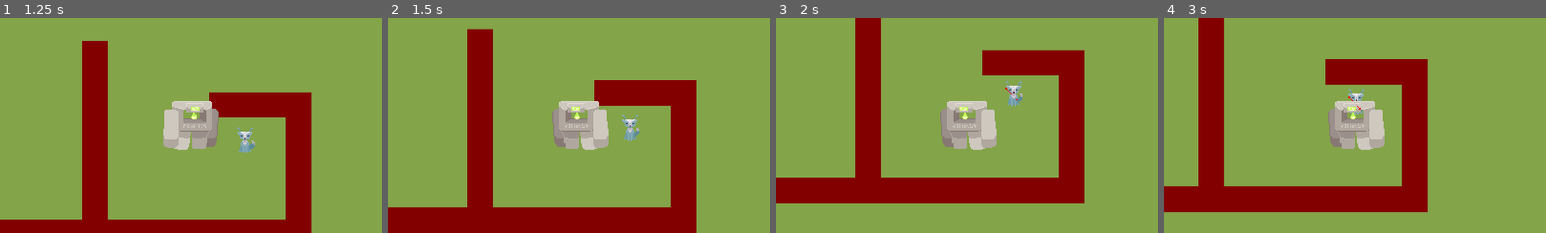
Above: before the commit, frames 1-4 (left to right).
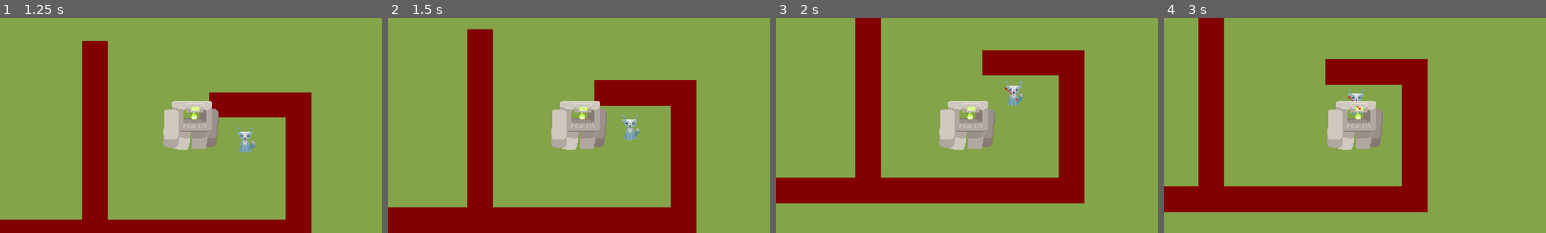
Above: after the commit, the same moments.

Repository: freddder/Pirate_Software_Jam_16
Game: Godot game, scene res://Scenes/map.tscn
Same seed, same stepped clock (60 frames per second), same inputs: the game is played once before the commit and once after it.
Inputs:
- Up to frame 1 (1.25 s): tap Enter at 0.5 s; hold Right (ui_right) from 0.53 s (still down)
- Up to frame 2 (1.5 s): release Right (ui_right) at 1.28 s; hold Down (ui_down) from 1.28 s (still down)
- Up to frame 3 (2 s): keep holding Down (ui_down)
- Up to frame 4 (3 s): release Down (ui_down) at 2.03 s; hold Right (ui_right) 2.03-2.78 s; hold Up (ui_up) from 2.78 s (still down)
The pictures show only the part of the screen within x 25-75%, y 22-72%; the shares and areas given below are measured in that part.

Frame 1 is identical in both runs. In frame 2, 2.1% of the frame differs, in the area x 42-58%, y 38-62%; in frame 3, 2.1%; in frame 4, 2.1%.

Commit message:
Fixed golem sprite flipping

Diff:
--- a/Scripts/golem.gd
+++ b/Scripts/golem.gd
@@ -58,13 +58,11 @@
 		elif movement == 0:
 			anim.play("g_idle")
 	if dir == "down":
-		anim.flip_h = true
 		if movement == 1:
 			anim.play("g_walk_up")
 		elif movement == 0:
 			anim.play("g_idle")
 	if dir == "up":
-		anim.flip_h = true
 		if movement == 1:
 			anim.play("g_walk_down")
 		elif movement == 0:
